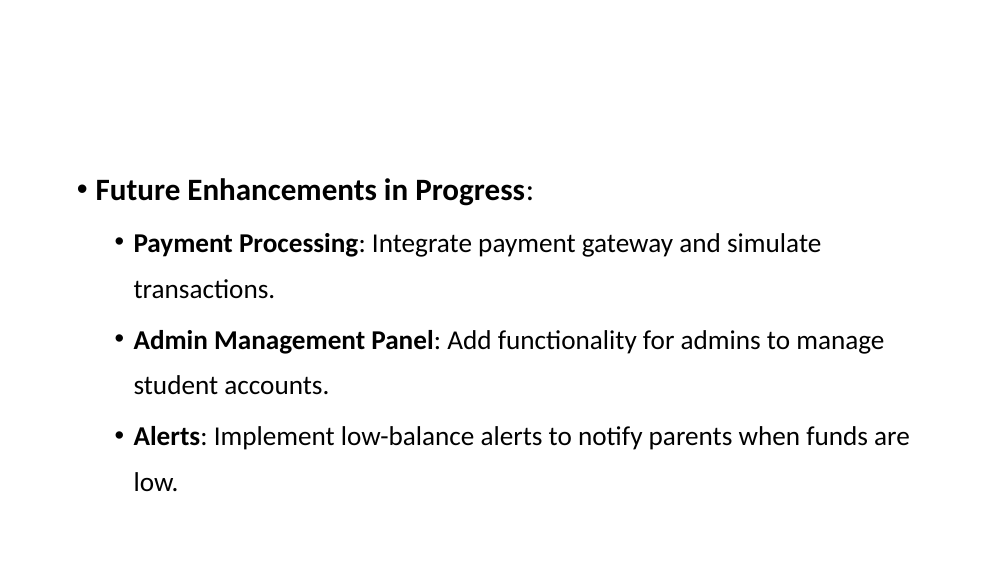
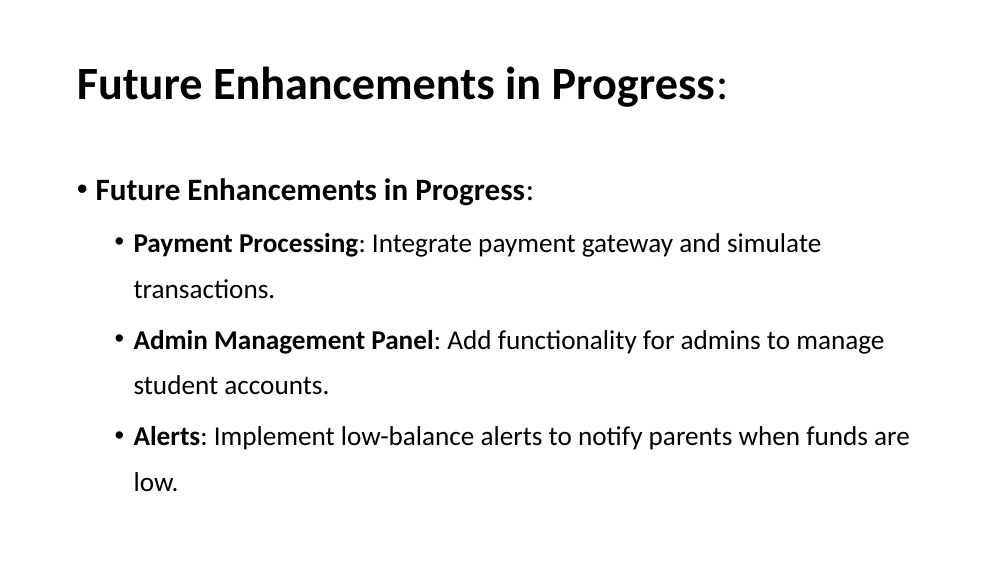
Before and after one commit to nkengamstrong/school_lunch_payment, a slide deck: slide 7 of Files/Student Lunch Payment.pptx. Drawn at 1008x567 pixels with LibreOffice and Linux fonts; fonts in the diff are those of the drawing. Boxes give left, top, right and bottom in pixels: in the first picture for what was removed or moved away, otherwise in the second. Text is boxed around its words. In the diff, an @@ line names an element or a change of style, - is before the commit and + after.

```diff
--- a/Files/Student Lunch Payment.pptx
+++ b/Files/Student Lunch Payment.pptx
@@ title added at [77,66,729,107], 44 pt, text #000000, bold @@
+Future Enhancements in Progress:
```
Also in this commit, not shown: 3 other slides changed, 1 other file.
